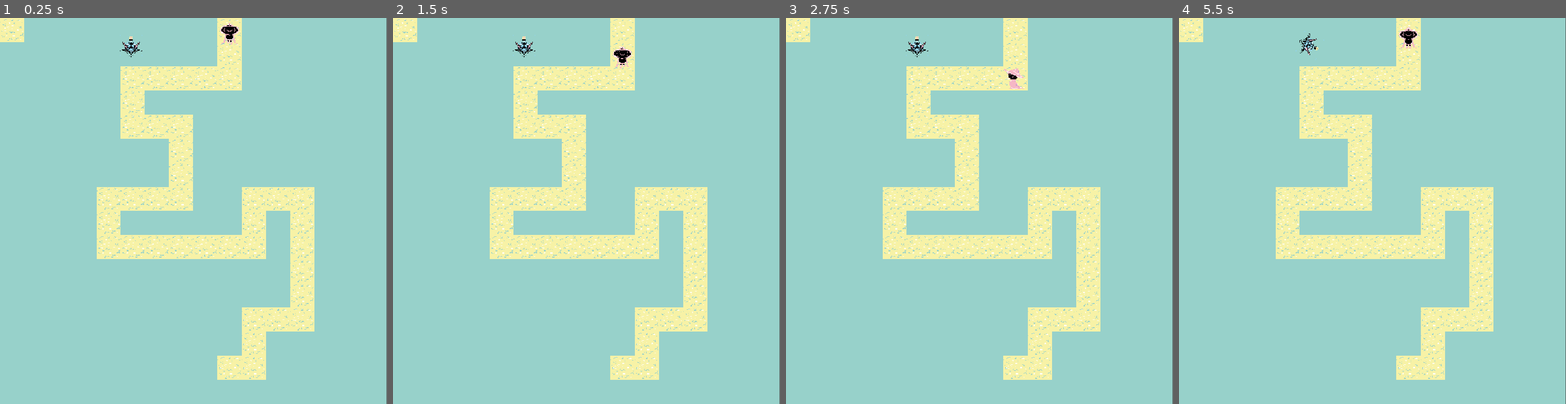
Above: before the commit, frames 1-4 (left to right).
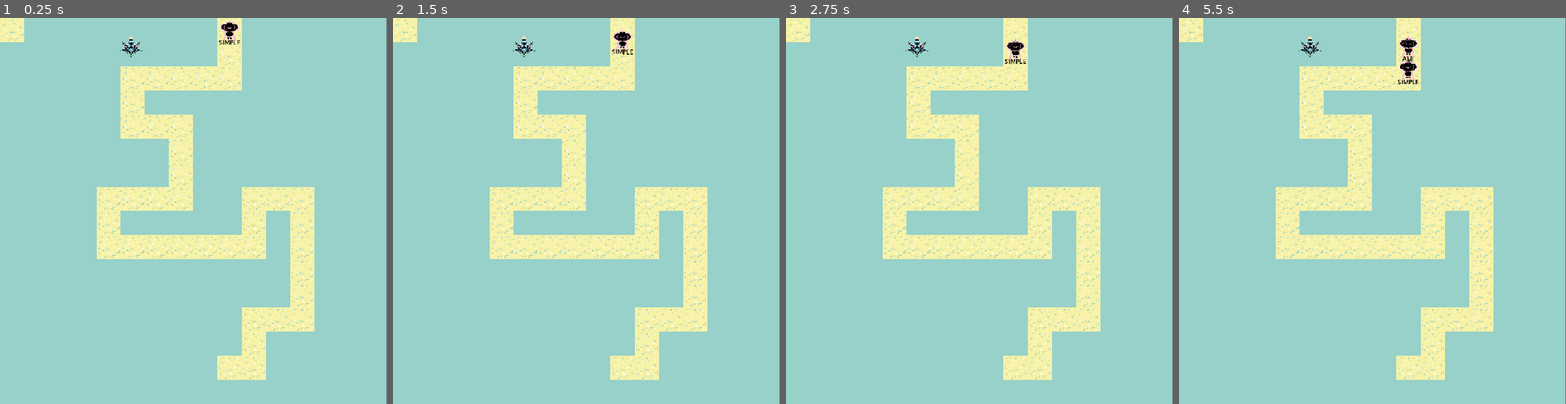
Above: after the commit, the same moments.

Repository: Nerolans/typense
Game: Godot game, scene res://Levels/LevelTest.tscn
Two runs of this game, one before a commit and one after it. Both use one fixed random seed, a clock stepped at 60 frames per second and the inputs below.
Inputs:
- Up to frame 1 (0.25 s): no input
- Up to frame 2 (1.5 s): no input
- Up to frame 3 (2.75 s): no input
- Up to frame 4 (5.5 s): no input

The runs differ from the first frame. In frame 1, 0.2% of the frame differs, in the area x 56-62%, y 0-7%; in frame 2, 0.3%; in frame 3, 0.3%; in frame 4, 0.6%, in the area x 30-62%, y 2-18%.

Commit message:
Rework turret damages, and targetted enemy

Diff:
--- a/Levels/enemyFollow.tscn
+++ b/Levels/enemyFollow.tscn
@@ -2,6 +2,7 @@
 
 [ext_resource type="Script" uid="uid://c2yyadk42xbl8" path="res://Levels/enemy_1_follow.gd" id="1_2c7xp"]
 [ext_resource type="PackedScene" uid="uid://b2kje8lx8udrp" path="res://enemy.tscn" id="2_g2ee1"]
+[ext_resource type="Script" uid="uid://y5p3yb0g0io2" path="res://Levels/rich_text_label.gd" id="3_g2ee1"]
 
 [sub_resource type="RectangleShape2D" id="RectangleShape2D_2c7xp"]
 size = Vector2(55.5, 51)
@@ -11,7 +12,6 @@
 rotates = false
 loop = false
 script = ExtResource("1_2c7xp")
-runSpeed = 50
 
 [node name="Enemy" parent="." unique_id=1347766483 instance=ExtResource("2_g2ee1")]
 rotation = -1.5707964
@@ -26,3 +26,15 @@
 visibility_layer = 2
 position = Vector2(0.7500011, -0.49999812)
 shape = SubResource("RectangleShape2D_2c7xp")
+
+[node name="RichTextLabel" type="RichTextLabel" parent="." unique_id=794207116]
+offset_left = 21.000008
+offset_top = 155.0
+offset_right = 331.0
+offset_bottom = 179.0
+rotation = -1.5707964
+theme_override_colors/default_color = Color(0, 0, 0, 1)
+text = "coop"
+scroll_active = false
+horizontal_alignment = 1
+script = ExtResource("3_g2ee1")
--- a/Levels/enemy_1_follow.gd
+++ b/Levels/enemy_1_follow.gd
@@ -5,19 +5,31 @@
 func _ready():
 	$Enemy.stop()
 	$Enemy.play("down")
-	await get_tree().process_frame
-	add_to_group("enemies")
 
 func loseLive():
-	var label = get_child(1)
-	print(label.lives)
-	label.lives = label.lives-1
-	#label.font_color = Color.WHITE
-	for c in label.text:
-		print(c)
+	var label = get_child(2)
+	label.lives -= 1
+	var oldWord = label.text
+	var newWord = ""
+
+	for i in range(oldWord.length(), 0, -1):
+		if i > label.lives + 1:
+			newWord += "[color=white]"+oldWord[oldWord.length()-i]+"[/color]"
+		else:
+			newWord += "[color=black]"+oldWord[oldWord.length()-i]+"[/color]"
+
+	label.parse_bbcode(newWord)
+
+	if label.lives < 0:
+		queue_free()
+
+func getlastChr()->String:
+	var label = get_child(2)
+	var chr = label.text[label.text.length()-label.lives-1]
+	return chr
 
 
-# Called every frame. 'delta' is the elapsed time since the previous frame.
+
 func _process(delta):
 
 	progress = (progress + runSpeed * delta)
--- a/Levels/label.gd
+++ b/Levels/label.gd
@@ -1,18 +1,21 @@
-extends Label
+extends Path2D
 
-var lives = 0
-# Called when the node enters the scene tree for the first time.
-func _ready() -> void:
-	var file = FileAccess.open("res://list.txt", FileAccess.READ)
-	var content = file.get_as_text()
-	var word = content.split('\n')
-	var rdmNumber = randi() % 500
-	text = word[rdmNumber]
-	lives = text.length()-1
+var timer = 0
+@export var spawnTime = 5
+
+var follower:PackedScene = preload("res://Levels/enemyFollow.tscn")
+# Called every frame. 'delta' is the elapsed time since the previous frame.
+func _process(delta):
+	timer = timer + delta
+
+	if(timer > spawnTime):
+		var newFollower = follower.instantiate()
+		add_child(newFollower)
+		timer = 0
 
 
-
-
-# Called every frame. 'delta' is the elapsed time since the previous frame.
-func _process(delta: float) -> void:
-	pass
+func _input(event):
+	if event.is_pressed():
+		print("Une touche a été enfoncée : ", event.as_text())
+		var oldest = get_child(0)
+		print(oldest.loseLive())
--- a/Levels/pathSpawner.gd
+++ b/Levels/pathSpawner.gd
@@ -4,18 +4,23 @@
 @export var spawnTime = 5
 
 var follower:PackedScene = preload("res://Levels/enemyFollow.tscn")
-# Called every frame. 'delta' is the elapsed time since the previous frame.
 func _process(delta):
 	timer = timer + delta
 
 	if(timer > spawnTime):
 		var newFollower = follower.instantiate()
+		newFollower.runSpeed = 100
 		add_child(newFollower)
 		timer = 0
 
+func sort_childrens(a, b):
+	return a.progress > b.progress
 
 func _input(event):
 	if event.is_pressed():
-		print("Une touche a été enfoncée : ", event.as_text())
-		var oldest = get_child(0)
-		print(oldest.loseLive())
+		if get_child_count() != 0:
+			var childs = get_children()
+			childs.sort_custom(sort_childrens)
+			var oldest = childs[0]
+			if event.as_text() == oldest.getlastChr():
+				oldest.loseLive()
--- /dev/null
+++ b/Levels/rich_text_label.gd
@@ -0,0 +1,19 @@
+extends RichTextLabel
+
+
+var lives = 0
+
+func _ready() -> void:
+	var file = FileAccess.open("res://list.txt", FileAccess.READ)
+	var content = file.get_as_text()
+	var word = content.split('\n')
+	var rdmNumber = randi() % 500
+	text = word[rdmNumber]
+	lives = text.length()-1
+
+
+
+
+
+func _process(delta: float) -> void:
+	pass
--- a/bullet.gd
+++ b/bullet.gd
@@ -21,5 +21,5 @@
 
 func _on_area_entered(area):
 	print("touche: ", area.name, " parent: ", area.get_parent().name, " in group: ", area.get_parent().is_in_group("enemies"))
-	area.get_parent().queue_free()
+	area.get_parent().loseLive()
 	destroy()
--- a/turret.gd
+++ b/turret.gd
@@ -23,8 +23,9 @@
 
 		if rayCast.is_colliding():
 			var collider = rayCast.get_collider()
-			if collider.is_in_group("enemies") or collider.get_parent().is_in_group("enemies"):
-				gunSprite.rotation = angle_to_target+3.14/2
+
+			if collider and (collider.is_in_group("enemies") or collider.get_parent().is_in_group("enemies")):
+				gunSprite.rotation = angle_to_target+3.1415/2
 				if reloadTimer.is_stopped():
 					shoot()
 
Not shown, added: Levels/rich_text_label.gd.uid
Not shown, changed: list.txt
